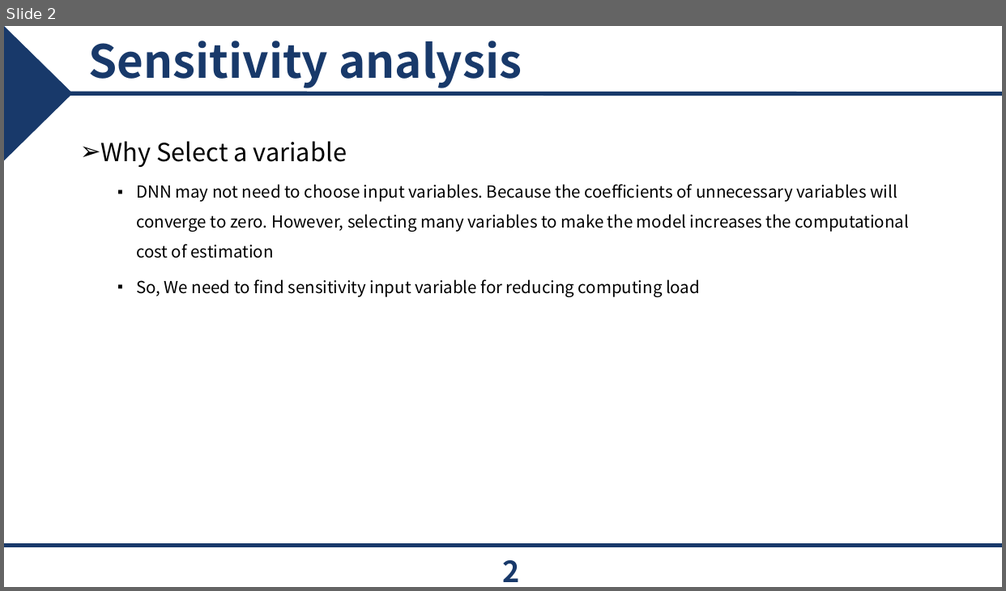
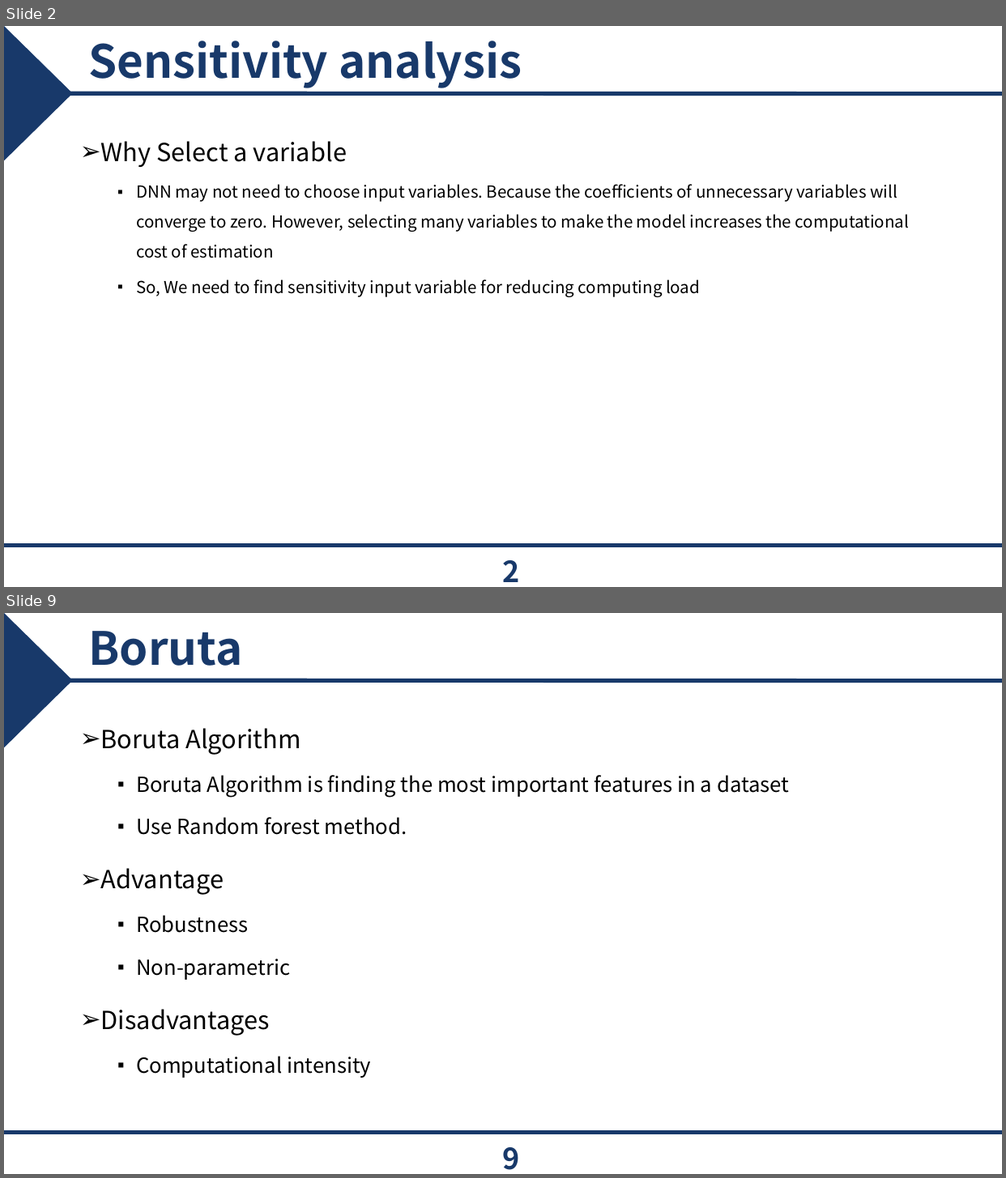
Before and after one commit to epoxx-arch/Torque_vectoringthesis, a slide deck: PPT/개인 연구 Parametric.pptx. Shown one above the other, each under a label of ours: slide 2 before the commit, slides 2 and 9 after it; the slides between them are not shown. The pictures are 1006x591 and 1006x1178 pixels, drawn with LibreOffice and Linux fonts; fonts in the diff are those of the drawing; background and template pictures are left out. Boxes give left, top, right and bottom in pixels: in the first picture for what was removed or moved away, otherwise in the second. Text is boxed around its words. In the diff, an @@ line names an element or a change of style, - is before the commit and + after.

```diff
--- a/PPT/개인 연구 Parametric.pptx
+++ b/PPT/개인 연구 Parametric.pptx
@@ slide 9 added at (4, 613, 1002, 1174), background #FFFFFF; not listed: 3 template elements that a slide beside it also shows @@
@@ title added at (88, 631, 242, 666), 44 pt, text #18396A, bold @@
+Boruta
@@ text added at (101, 728, 789, 1078), 20 pt, text #000000 @@
+➢ Boruta Algorithm
+  ▪ Boruta Algorithm is finding the most important features in a dataset
+  ▪ Use Random forest method.
+➢ Advantage
+  ▪ Robustness
+  ▪ Non-parametric
+➢ Disadvantages
+  ▪ Computational intensity
@@ page number added at (502, 1148, 519, 1170), 28 pt, text #18396A, bold @@
+9
```
Also in this commit, not shown: 3 slides changed, 7 other slides added, 4 slides removed, 3 other files.
